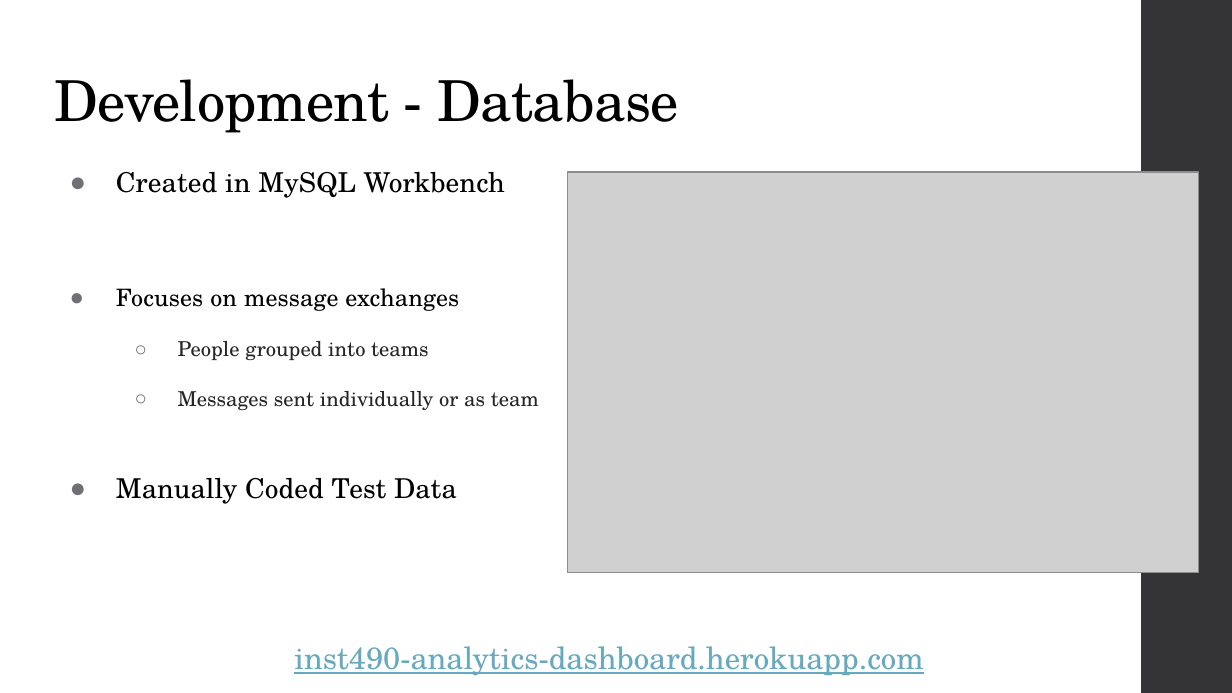
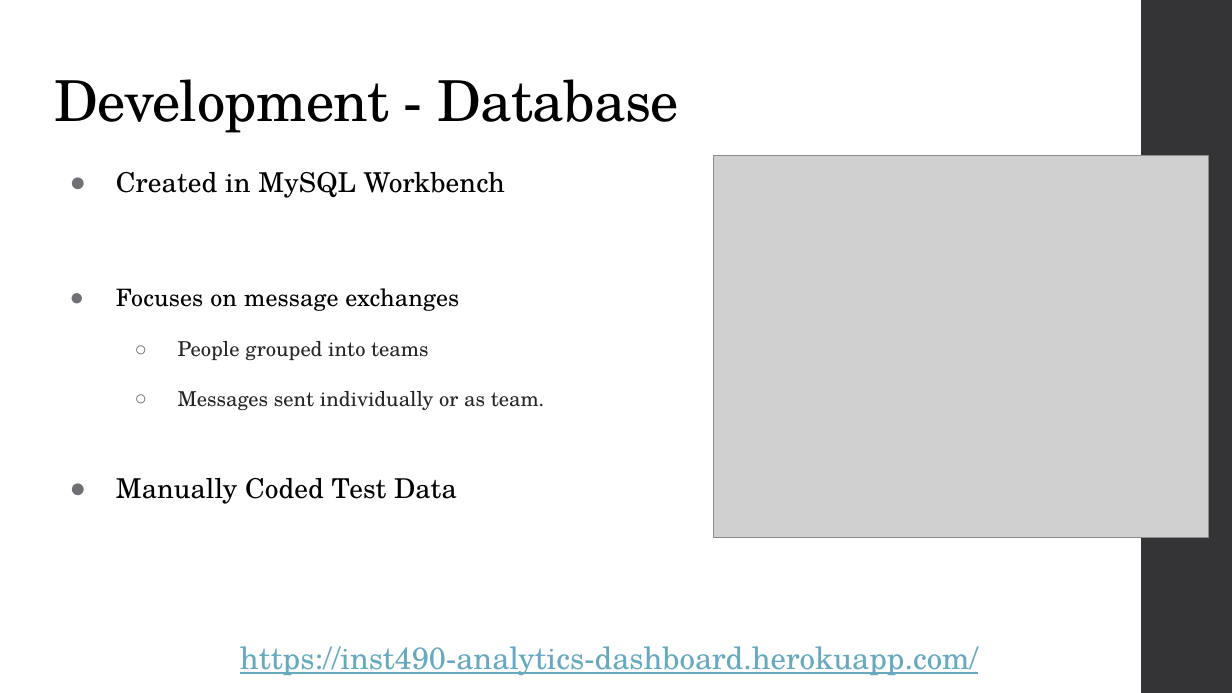
Before and after one commit to connormcdxc/Analytics-Dashboard, a slide deck: slide 3 of public/pdf/Capstone Presentation.pptx. Drawn at 1232x693 pixels with LibreOffice and Linux fonts; fonts in the diff are those of the drawing; grey boxes stand for pictures. Boxes give left, top, right and bottom in pixels: in the first picture for what was removed or moved away, otherwise in the second. Text is boxed around its words. In the diff, an @@ line names an element or a change of style, - is before the commit and + after.

```diff
--- a/public/pdf/Capstone Presentation.pptx
+++ b/public/pdf/Capstone Presentation.pptx
@@ picture: place and size @@
-picture at [567,172,1199,573]
+picture at [713,155,1209,537]
@@ text at [178,391,545,410]: text changed @@
-  ○ Messages sent individually or as team
+  ○ Messages sent individually or as team.
@@ text at [240,646,978,676]: text changed @@
-inst490-analytics-dashboard.herokuapp.com
+https://inst490-analytics-dashboard.herokuapp.com/
```
Also in this commit, not shown: 5 other slides changed, 1 other file.
